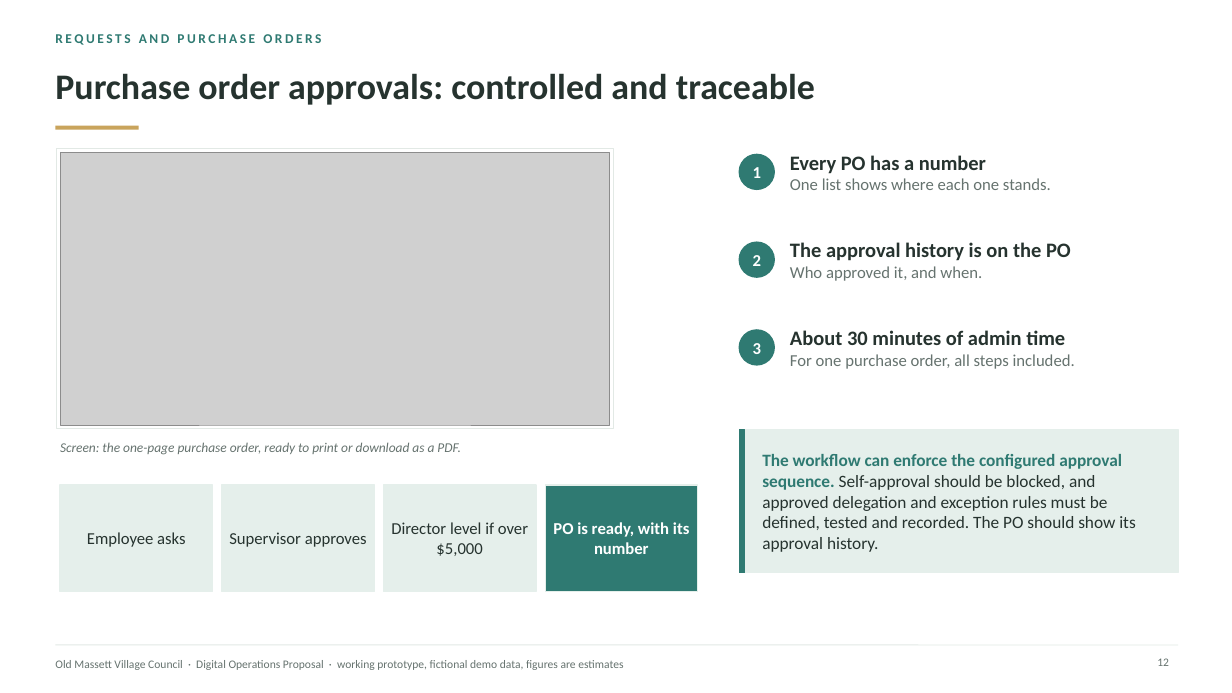
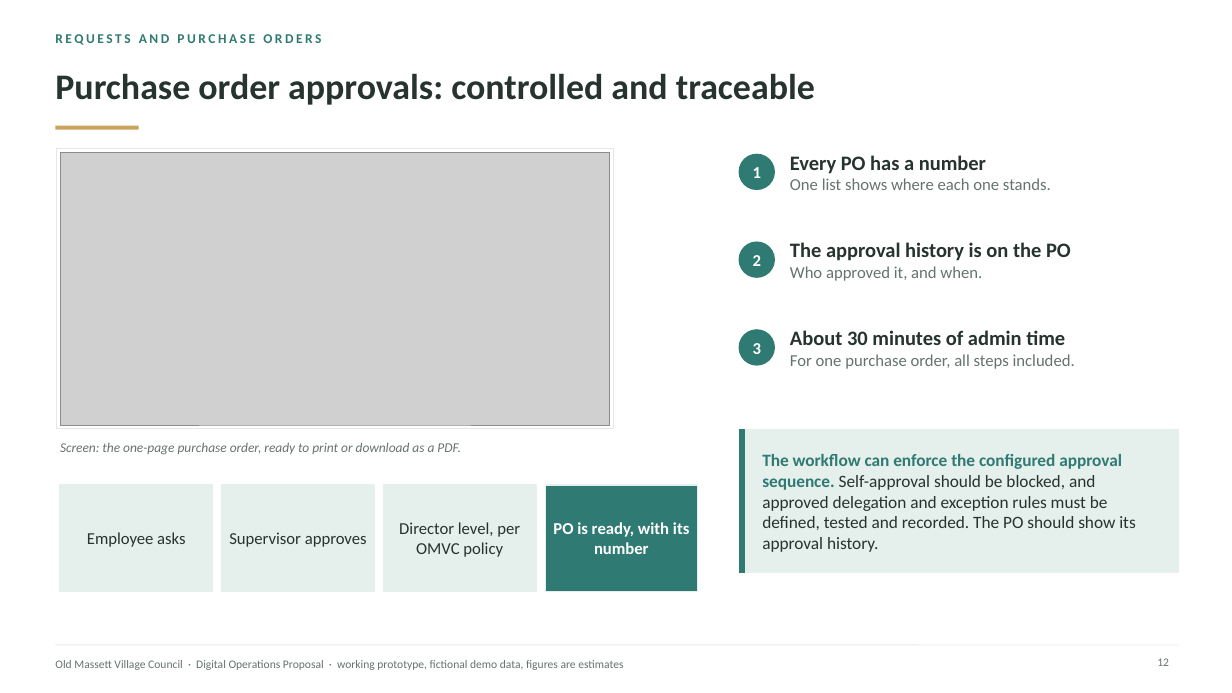
Before and after one commit to AndalibOlee/Portfolio, a slide deck: slide 12 of demo-platform/docs/Old_Massett_Village_Council_Executive_Digital_Operations_Proposal.pptx. Drawn at 1232x693 pixels with LibreOffice and Linux fonts; fonts in the diff are those of the drawing; grey boxes stand for pictures. Boxes give left, top, right and bottom in pixels: in the first picture for what was removed or moved away, otherwise in the second. Text is boxed around its words. In the diff, an @@ line names an element or a change of style, - is before the commit and + after.

```diff
--- a/demo-platform/docs/Old_Massett_Village_Council_Executive_Digital_Operations_Proposal.pptx
+++ b/demo-platform/docs/Old_Massett_Village_Council_Executive_Digital_Operations_Proposal.pptx
@@ text at (399,522,520,557): text changed @@
-Director level if over $5,000
+Director level, per OMVC policy
```
Also in this commit, not shown: 2 other slides changed, 8 other files.
